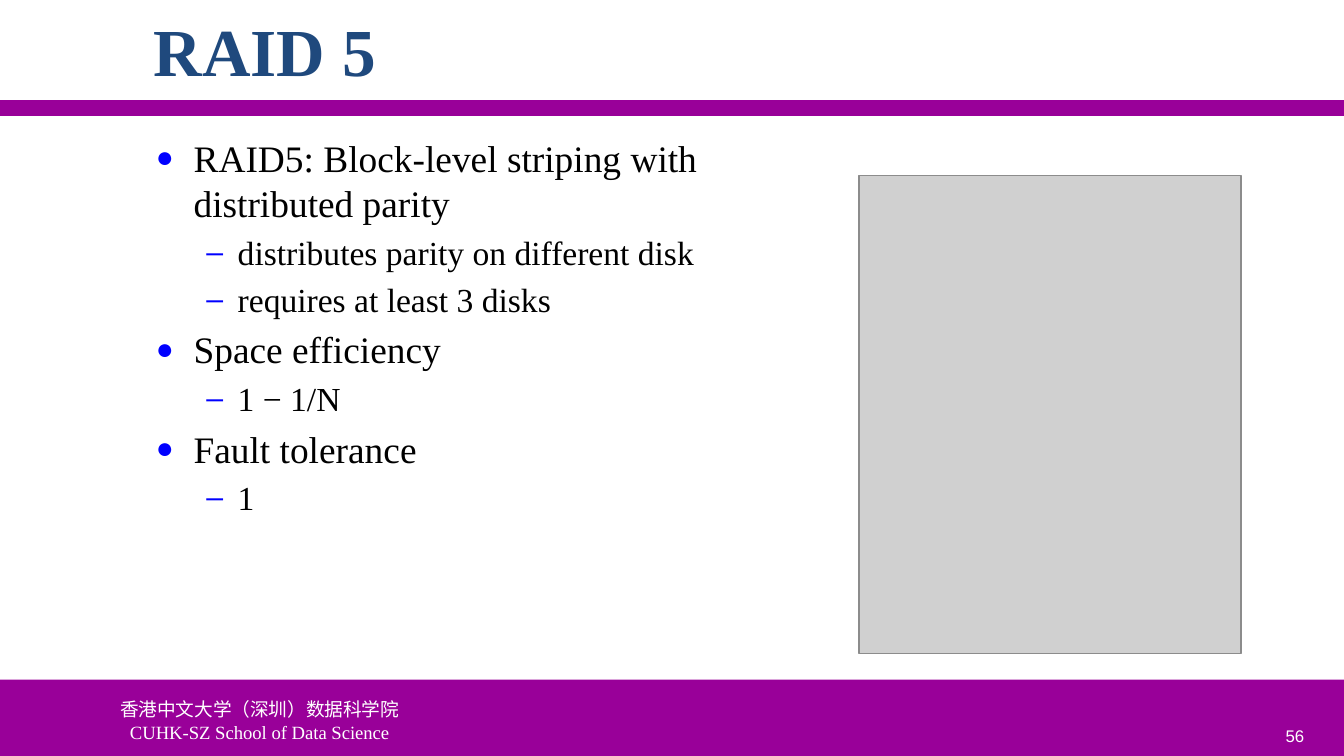
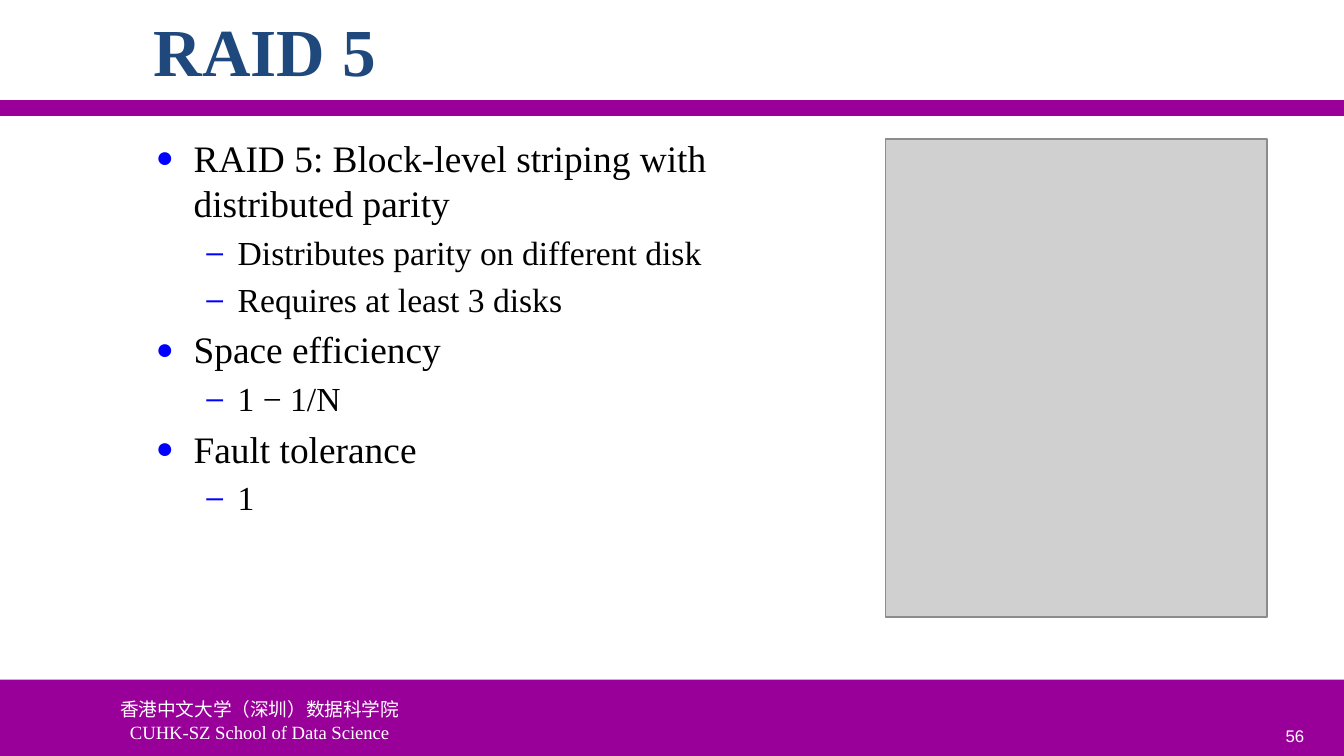
Before and after one commit to ychung1103/ychung1103.github.io, a slide deck: slide 56 of Slides/CSC6103/VT-05 Storage Virtualization.pptx. Drawn at 1344x756 pixels with LibreOffice and Linux fonts; fonts in the diff are those of the drawing; grey boxes stand for pictures; background and template pictures are left out. Boxes give left, top, right and bottom in pixels: in the first picture for what was removed or moved away, otherwise in the second. Text is boxed around its words. In the diff, an @@ line names an element or a change of style, - is before the commit and + after.

```diff
--- a/Slides/CSC6103/VT-05 Storage Virtualization.pptx
+++ b/Slides/CSC6103/VT-05 Storage Virtualization.pptx
@@ text at [194, 146, 706, 318]: text changed @@
-● RAID5: Block-level striping with distributed parity
-  – distributes parity on different disk
-  – requires at least 3 disks
+● RAID 5: Block-level striping with distributed parity
+  – Distributes parity on different disk
+  – Requires at least 3 disks
@@ picture: place and size @@
-picture at [859, 176, 1241, 655]
+picture at [886, 138, 1267, 617]
```
Also in this commit, not shown: 22 other slides changed, 1 slide added, 1 other file.
